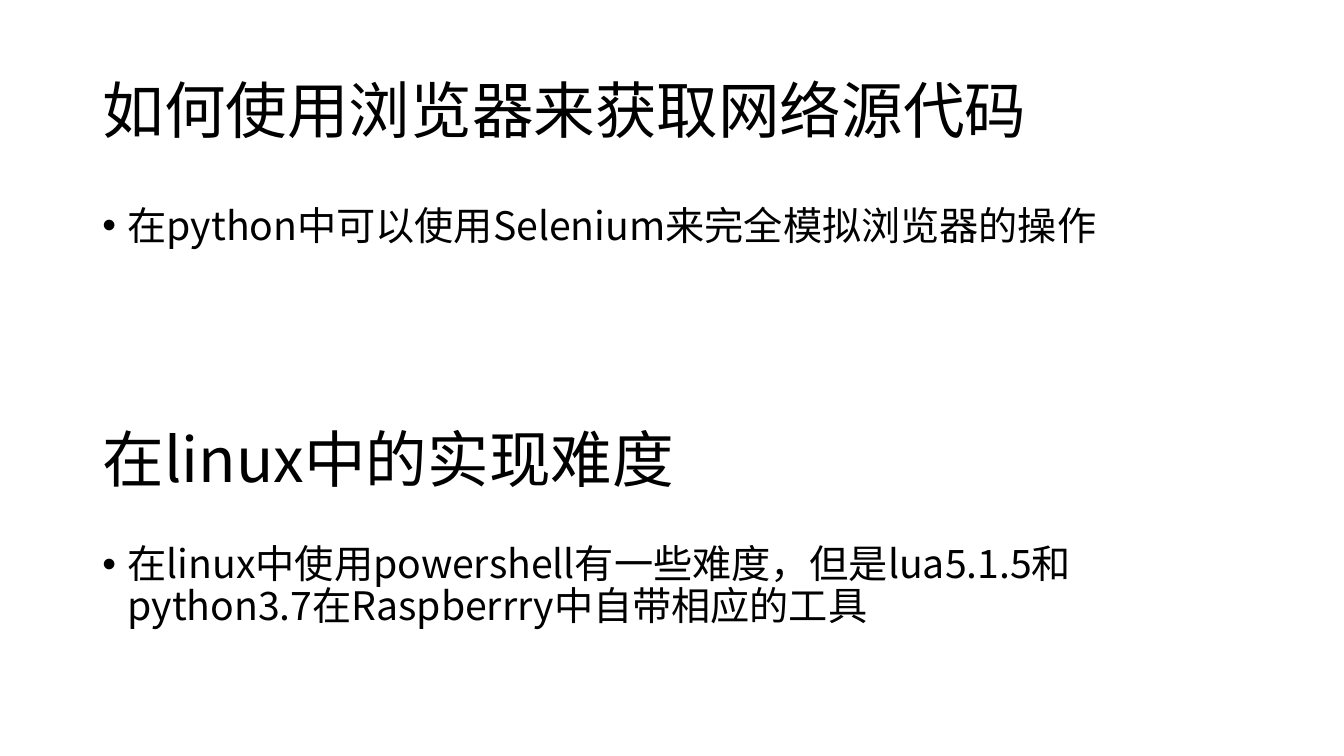
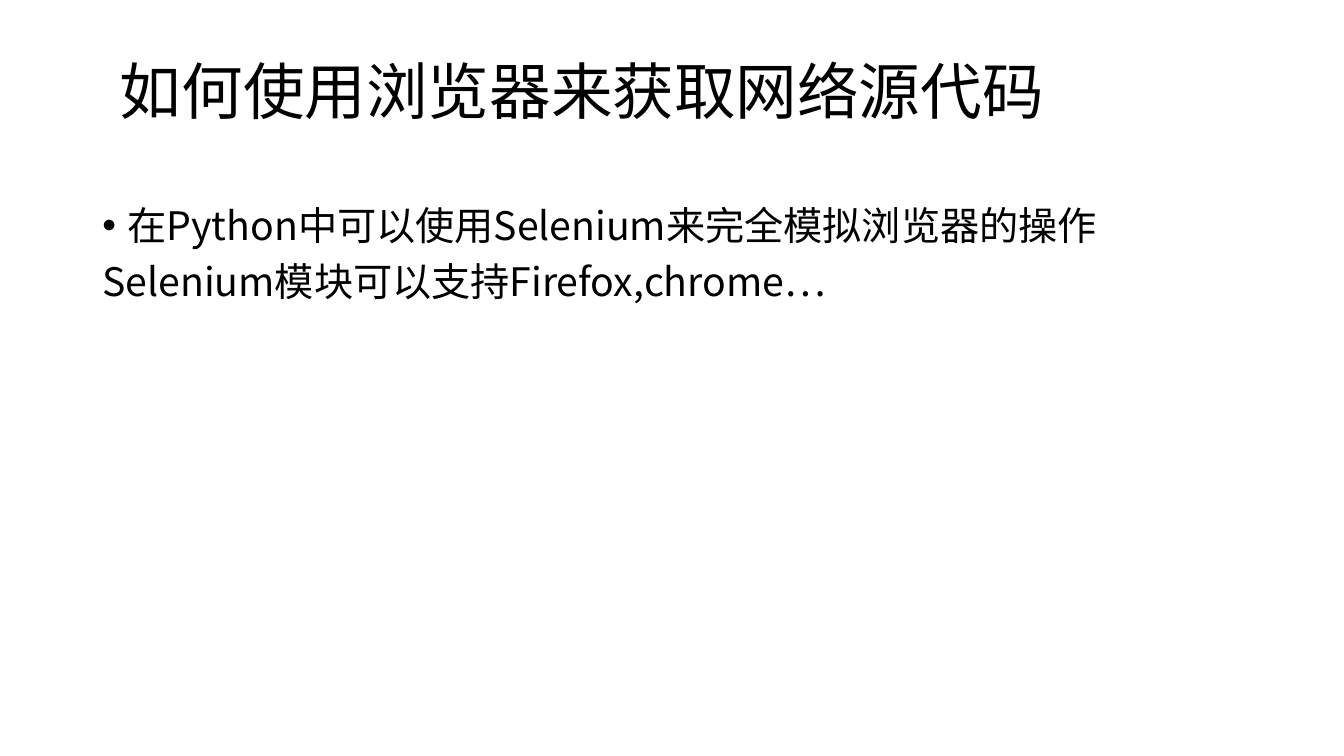
Before and after one commit to iunchen/ScrapySelf, a slide deck: slide 5 of Solution_v2.0.pptx. Drawn at 1344x756 pixels with LibreOffice and Linux fonts; fonts in the diff are those of the drawing. Boxes give left, top, right and bottom in pixels: in the first picture for what was removed or moved away, otherwise in the second. Text is boxed around its words. In the diff, an @@ line names an element or a change of style, - is before the commit and + after.

```diff
--- a/Solution_v2.0.pptx
+++ b/Solution_v2.0.pptx
@@ title "如何使用浏览器来获取网络源代码": place and size @@
-title "如何使用浏览器来获取网络源代码" at box(102, 80, 1026, 139)
+title "如何使用浏览器来获取网络源代码" at box(120, 61, 1044, 120)
@@ text at box(102, 206, 1097, 303): text changed @@
-• 在python中可以使用Selenium来完全模拟浏览器的操作
+• 在Python中可以使用Selenium来完全模拟浏览器的操作
+Selenium模块可以支持Firefox,chrome…
@@ text removed at box(102, 430, 673, 487) @@
-在linux中的实现难度
@@ text removed at box(128, 545, 1072, 629) @@
-• 在linux中使用powershell有一些难度，但是lua5.1.5和python3.7在Raspberrry中自带相应的工具
```
Also in this commit, not shown: 5 other slides changed, 6 slides added.
